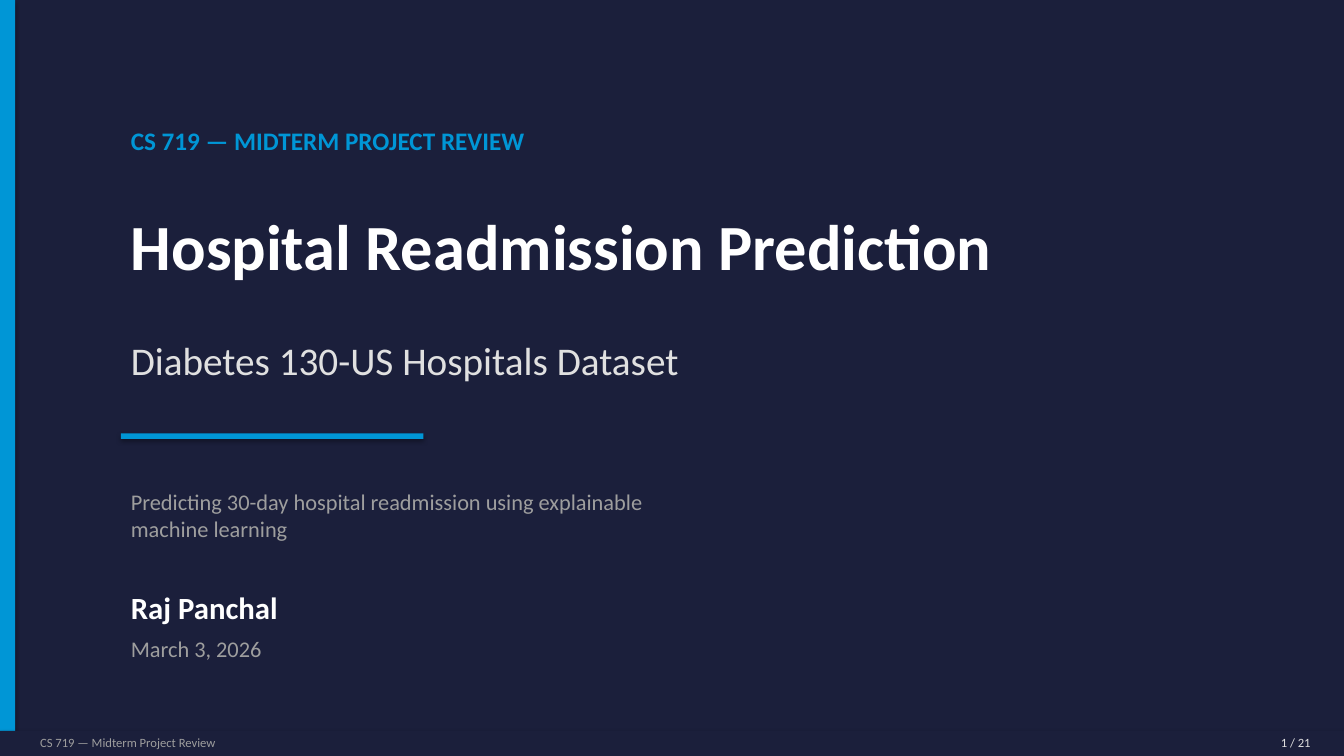
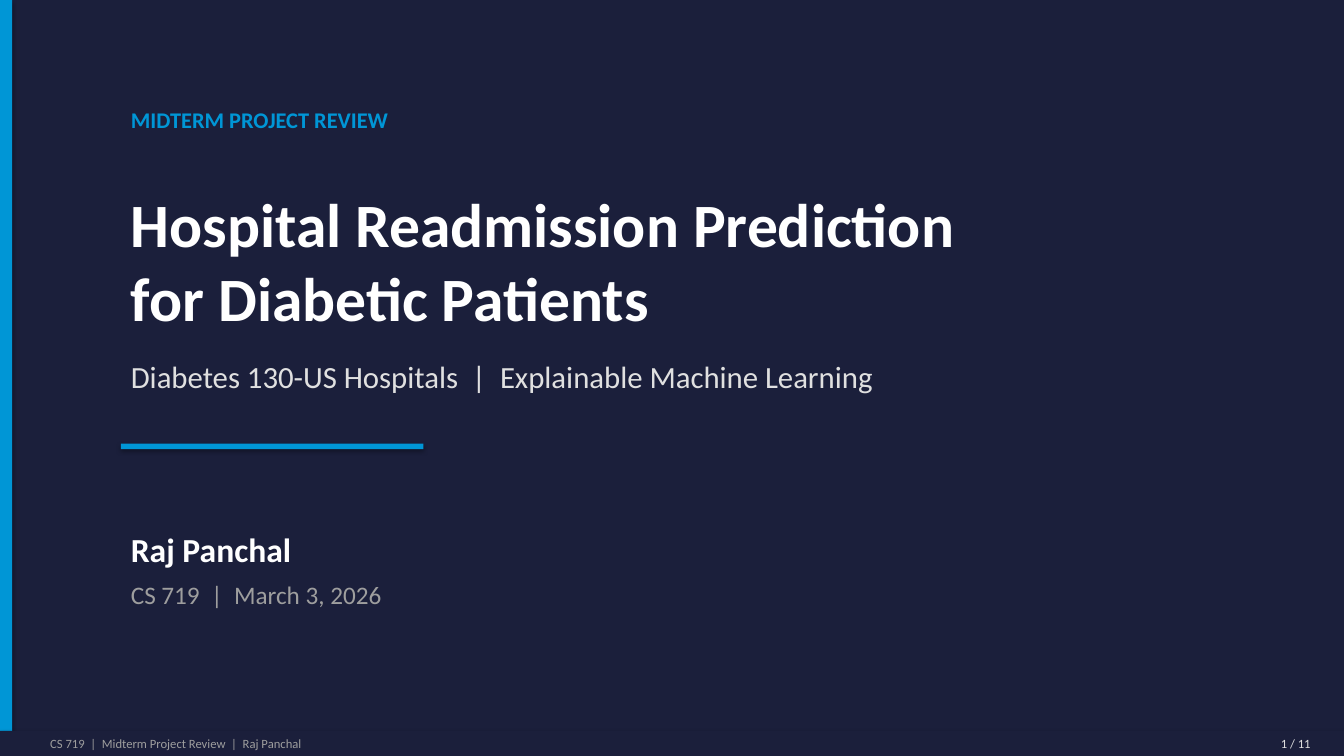
Before and after one commit to rajpanchal0101/CS-719, a slide deck: slide 1 of CS719_Midterm_Project_Review.pptx. Drawn at 1344x756 pixels with LibreOffice and Linux fonts; fonts in the diff are those of the drawing. Boxes give left, top, right and bottom in pixels: in the first picture for what was removed or moved away, otherwise in the second. Text is boxed around its words. In the diff, an @@ line names an element or a change of style, - is before the commit and + after.

```diff
--- a/CS719_Midterm_Project_Review.pptx
+++ b/CS719_Midterm_Project_Review.pptx
@@ text at bbox=[131, 113, 388, 128]: text changed; size 18 to 16 pt @@
-CS 719 — MIDTERM PROJECT REVIEW
+MIDTERM PROJECT REVIEW
@@ text at bbox=[131, 203, 954, 322]: text changed; size 46 to 44 pt @@
-Hospital Readmission Prediction
+Hospital Readmission Prediction
+for Diabetic Patients
@@ text at bbox=[131, 366, 872, 394]: text changed; size 28 to 22 pt @@
-Diabetes 130-US Hospitals Dataset
+Diabetes 130-US Hospitals | Explainable Machine Learning
@@ rectangle: place and size @@
-rectangle at bbox=[121, 434, 423, 440]
+rectangle at bbox=[121, 444, 423, 450]
@@ text removed at bbox=[131, 494, 643, 541] @@
-Predicting 30-day hospital readmission using explainable machine learning
@@ text "Raj Panchal": place and size @@
-text "Raj Panchal" at bbox=[131, 597, 278, 624]
+text "Raj Panchal" at bbox=[131, 538, 291, 568]
@@ text "Raj Panchal" at bbox=[131, 538, 291, 568]: size 22 to 24 pt; line spacing 26pt to 1 @@
@@ text at bbox=[131, 586, 381, 607]: text changed; size 16 to 18 pt @@
-March 3, 2026
+CS 719 | March 3, 2026
@@ text at bbox=[50, 739, 301, 750]: text changed @@
-CS 719 — Midterm Project Review
+CS 719 | Midterm Project Review | Raj Panchal
@@ text at bbox=[1281, 740, 1311, 748]: text changed @@
-1 / 21
+1 / 11
```
Also in this commit, not shown: 4 other slides changed, 6 slides added, 16 slides removed, 1 other file.
